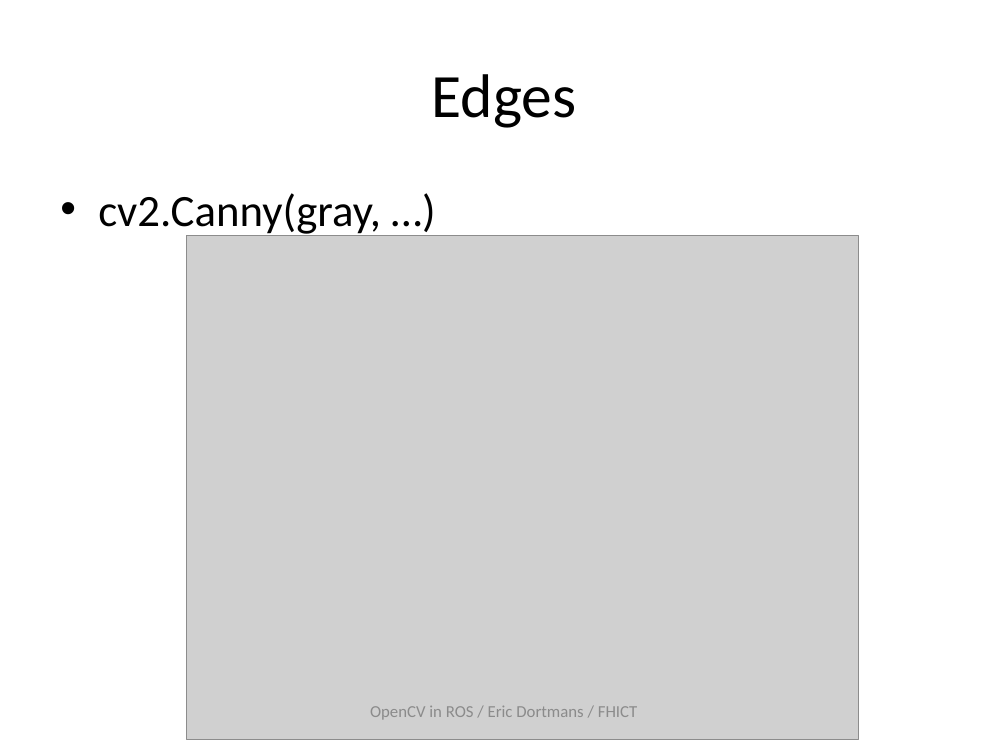
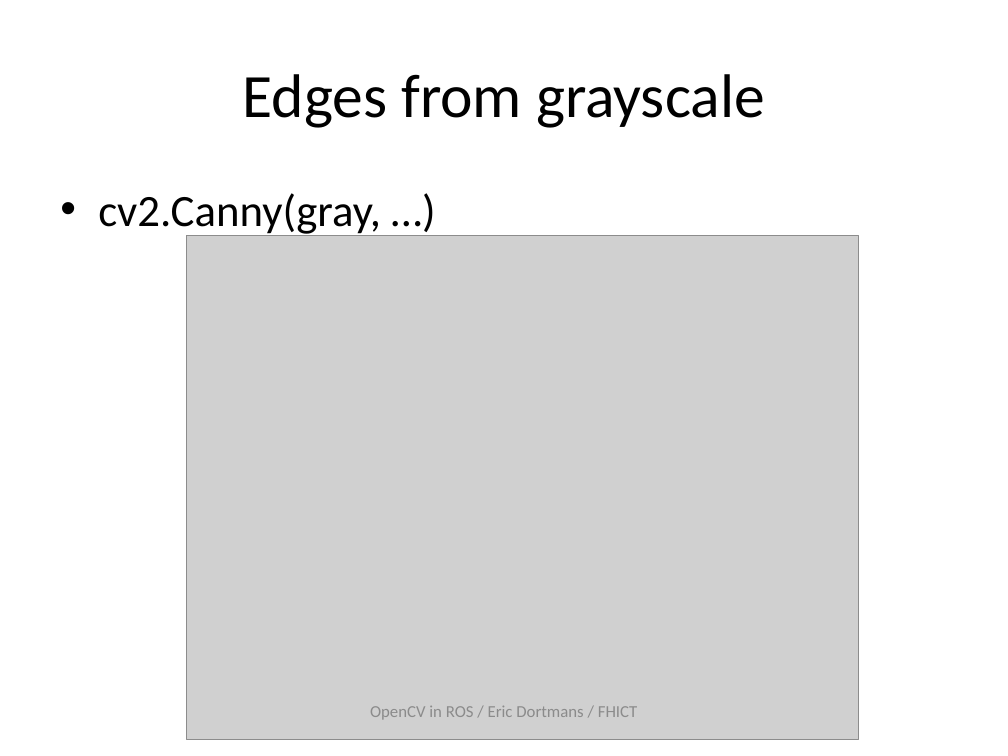
Before and after one commit to dortmans/ros_opencv, a slide deck: slide 33 of doc/ROS_OpenCV.pptx (slide 31 before the commit). Drawn at 1008x756 pixels with LibreOffice and Linux fonts; fonts in the diff are those of the drawing; grey boxes stand for pictures. Boxes give left, top, right and bottom in pixels: in the first picture for what was removed or moved away, otherwise in the second. Text is boxed around its words. In the diff, an @@ line names an element or a change of style, - is before the commit and + after.

```diff
--- a/doc/ROS_OpenCV.pptx
+++ b/doc/ROS_OpenCV.pptx
@@ title at (243, 74, 765, 128): text changed @@
-Edges
+Edges from grayscale
```
Also in this commit, not shown: 6 other slides changed, 2 slides added.
